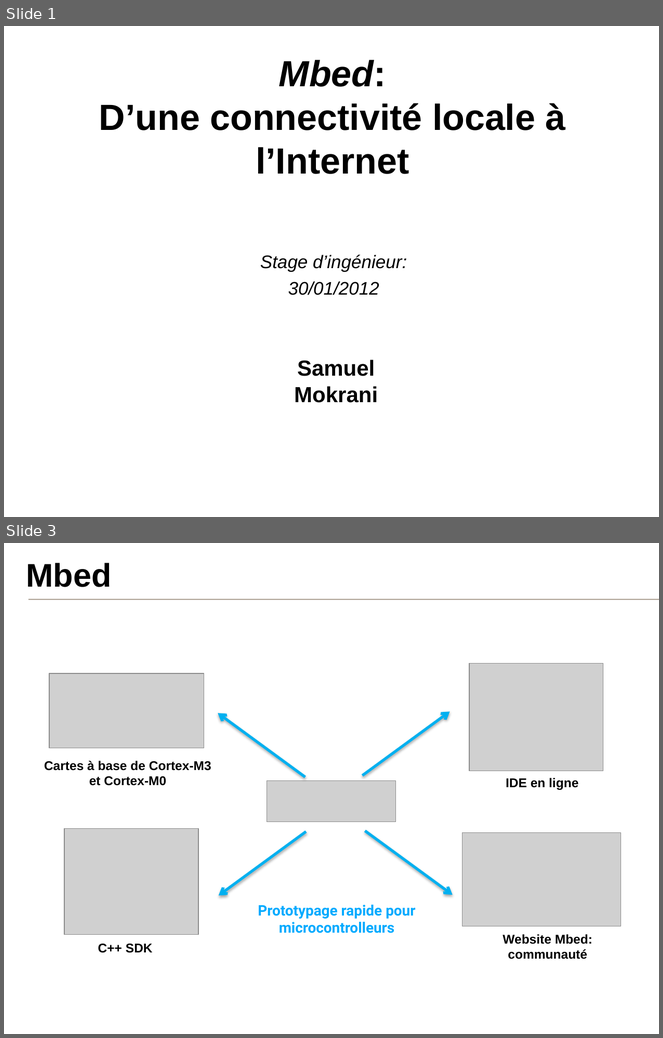
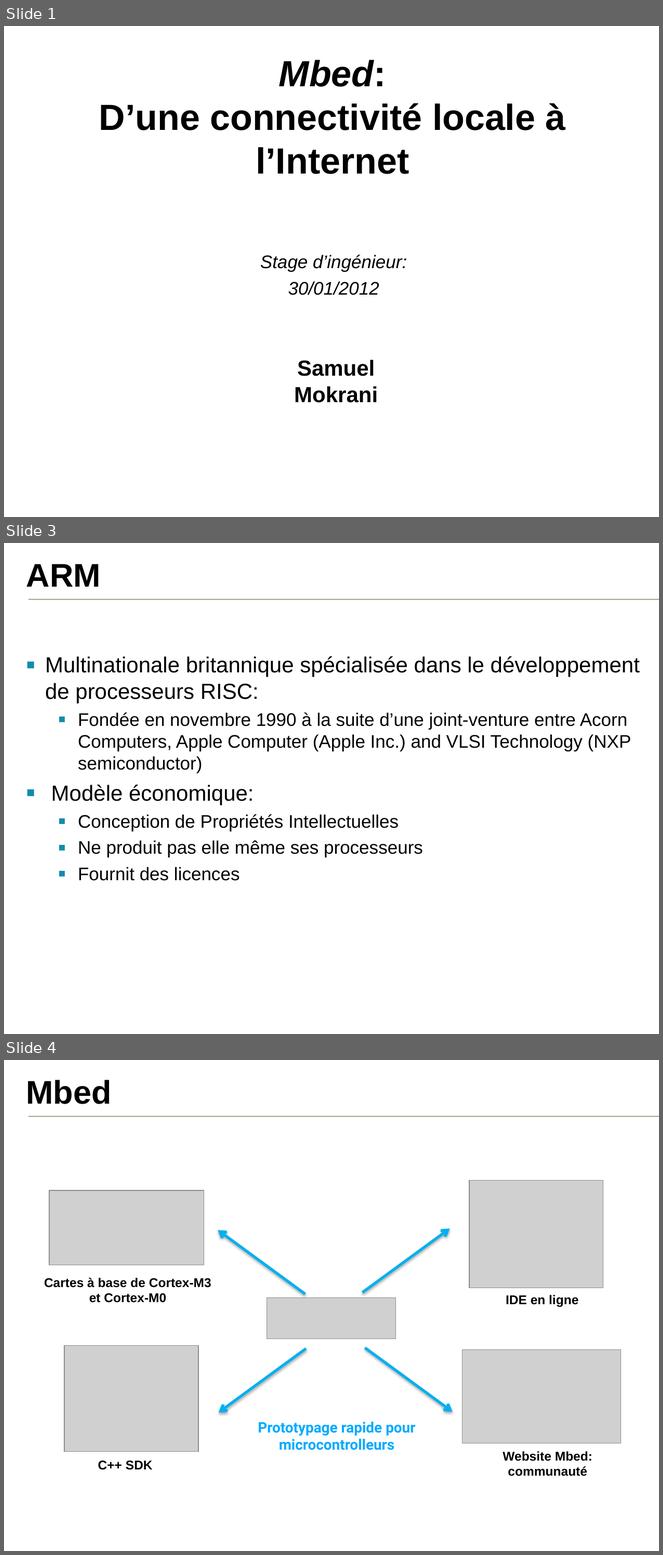
Before and after one commit to samux/ARM-internship-report, a slide deck: presentation_fr/pres.pptx. Shown one above the other, each under a label of ours: slides 1 and 3 before the commit, slides 1, 3 and 4 after it; the slides between them are not shown. The pictures are 663x1038 and 663x1555 pixels, drawn with LibreOffice and Linux fonts; fonts in the diff are those of the drawing; grey boxes stand for pictures; background and template pictures are left out. Boxes give left, top, right and bottom in pixels: in the first picture for what was removed or moved away, otherwise in the second. Text is boxed around its words. In the diff, an @@ line names an element or a change of style, - is before the commit and + after.

```diff
--- a/presentation_fr/pres.pptx
+++ b/presentation_fr/pres.pptx
@@ slide 3 added at [4, 543, 659, 1034], background #FFFFFF; not listed: 2 template elements that a slide beside it also shows @@
@@ title added at [26, 564, 101, 587], 36 pt, text #000000, bold @@
+ARM
@@ text added at [45, 656, 640, 881], 20 pt, text #000000 @@
+▪ Multinationale britannique spécialisée dans le développement de processeurs RISC:
+  ▪ Fondée en novembre 1990 à la suite d’une joint-venture entre Acorn Computers, Apple Computer (Apple Inc.) and VLSI Technology (NXP semiconductor)
+▪ Modèle économique:
+  ▪ Conception de Propriétés Intellectuelles
+  ▪ Ne produit pas elle même ses processeurs
+  ▪ Fournit des licences
@@ what was slide 3 is now slide 4 @@
```
Also in this commit, not shown: 1 slide changed.
